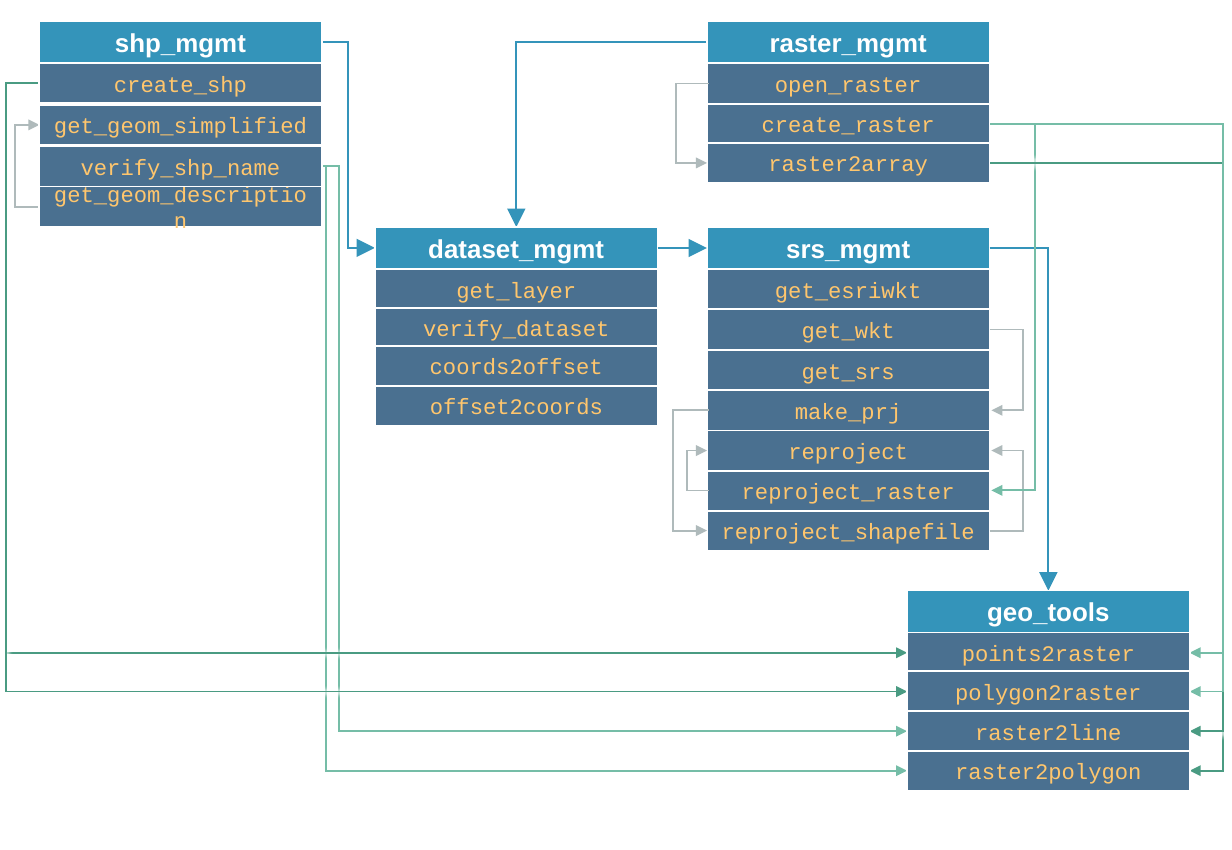
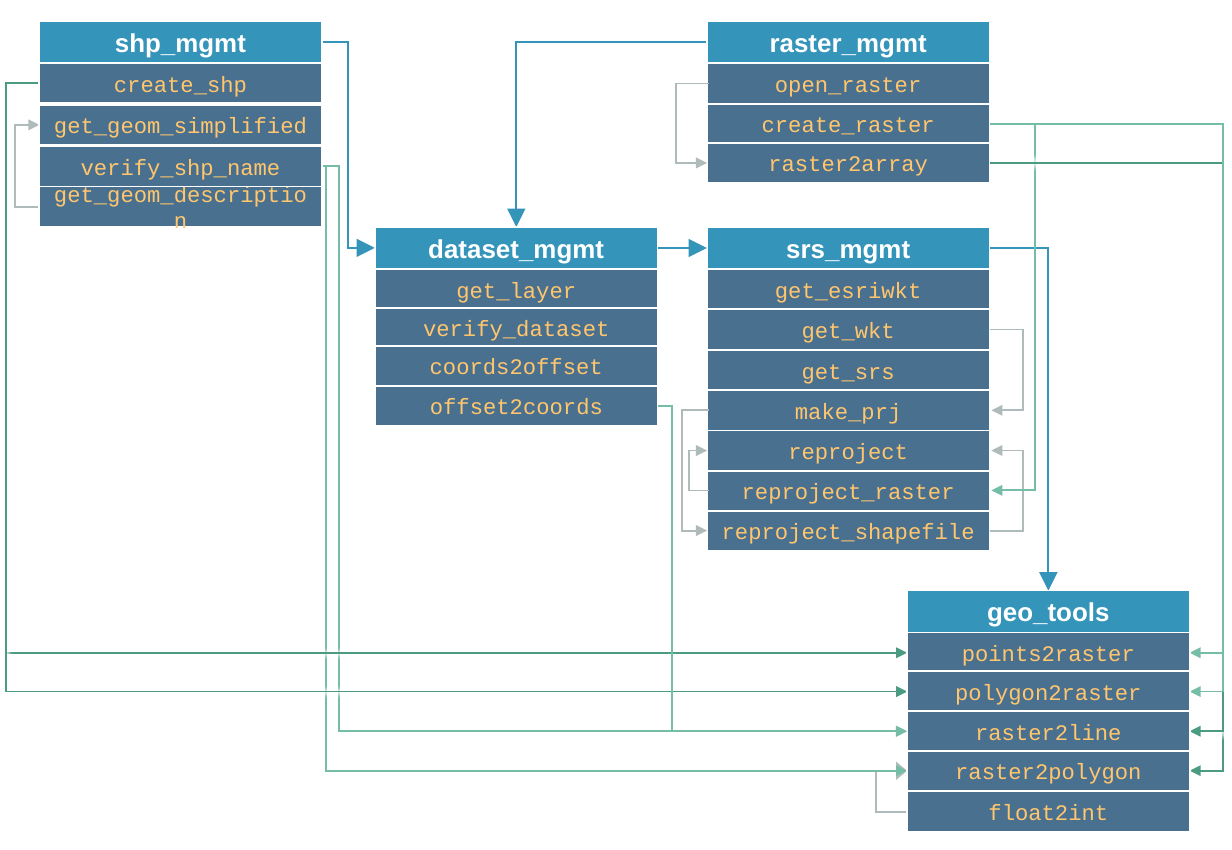
Before and after one commit to hydro-informatics/geo-utils, a slide deck: slide 1 of graphs/geo-utils-uml.pptx. Drawn at 1232x850 pixels with LibreOffice and Linux fonts; fonts in the diff are those of the drawing. Boxes give left, top, right and bottom in pixels: in the first picture for what was removed or moved away, otherwise in the second. Text is boxed around its words. In the diff, an @@ line names an element or a change of style, - is before the commit and + after.

```diff
--- a/graphs/geo-utils-uml.pptx
+++ b/graphs/geo-utils-uml.pptx
@@ elbow arrow added from (658, 406) to (907, 731), #75BDA7 1 pt @@
@@ elbow arrow (709, 410) - (707, 530): route changed @@
@@ elbow arrow (709, 490) - (707, 450): route changed @@
@@ elbow arrow added from (908, 811) to (907, 770), #AFBABB 1 pt @@
@@ rectangle added at (907, 791, 1189, 831), fill #4A7090, outline #FFFFFF 1 pt, 12 pt, text #FFC66D @@
+float2int
```
Also in this commit, not shown: 3 other files.
